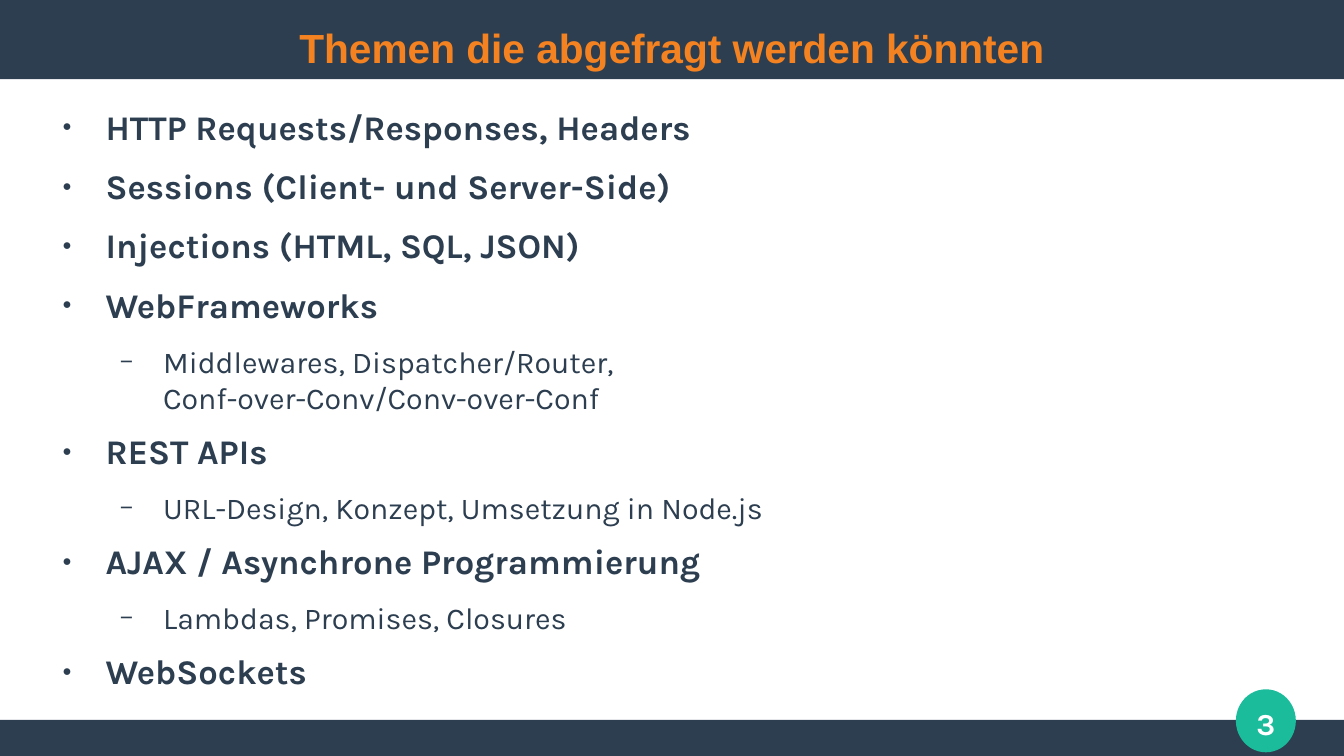
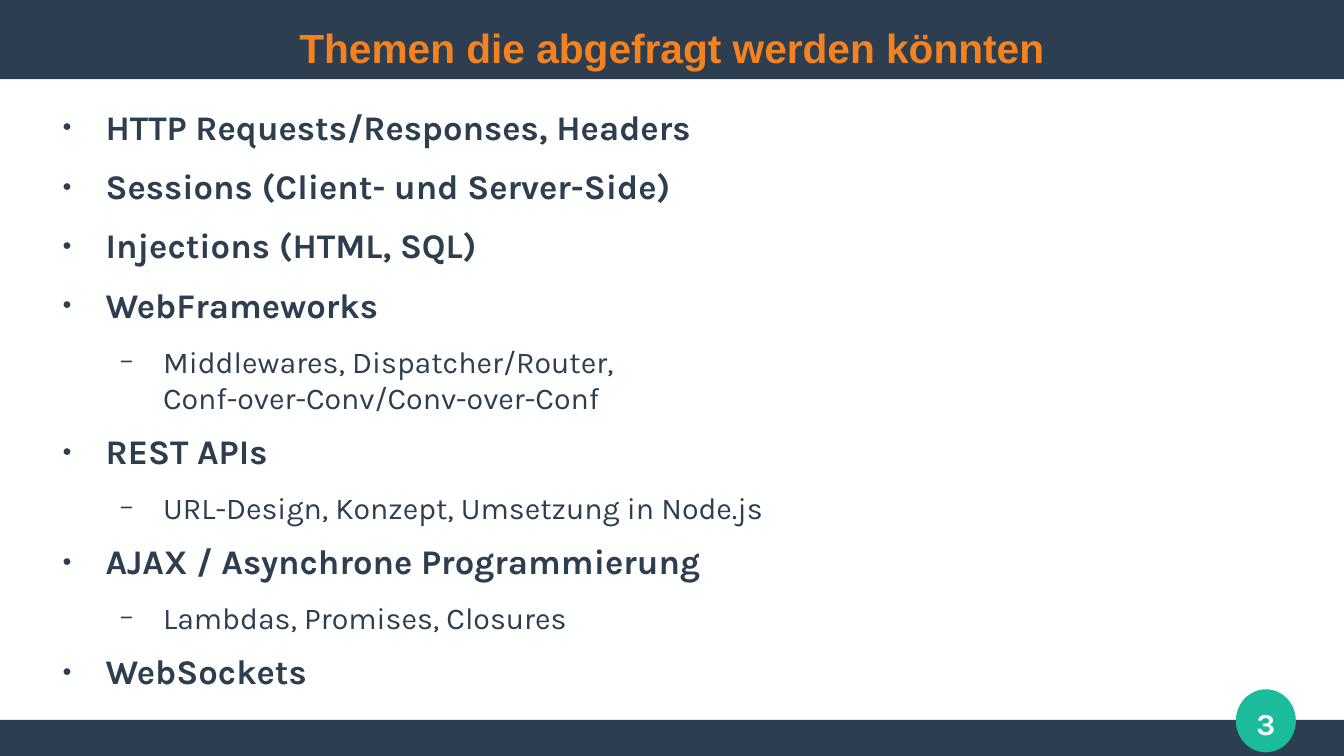
Before and after one commit to ghandmann/HS-AlbSig-WebAnwendungen2, a slide deck: slide 3 of Kapitel/99_Klausurvorbereitung.odp. Drawn at 1344x756 pixels with LibreOffice and Linux fonts; fonts in the diff are those of the drawing. Boxes give left, top, right and bottom in pixels: in the first picture for what was removed or moved away, otherwise in the second. Text is boxed around its words. In the diff, an @@ line names an element or a change of style, - is before the commit and + after.

Commit message:
remove html injections

```diff
--- a/Kapitel/99_Klausurvorbereitung.odp
+++ b/Kapitel/99_Klausurvorbereitung.odp
@@ text at (106, 232, 477, 267): text changed @@
-● Injections (HTML, SQL, JSON)
+● Injections (HTML, SQL)
```
